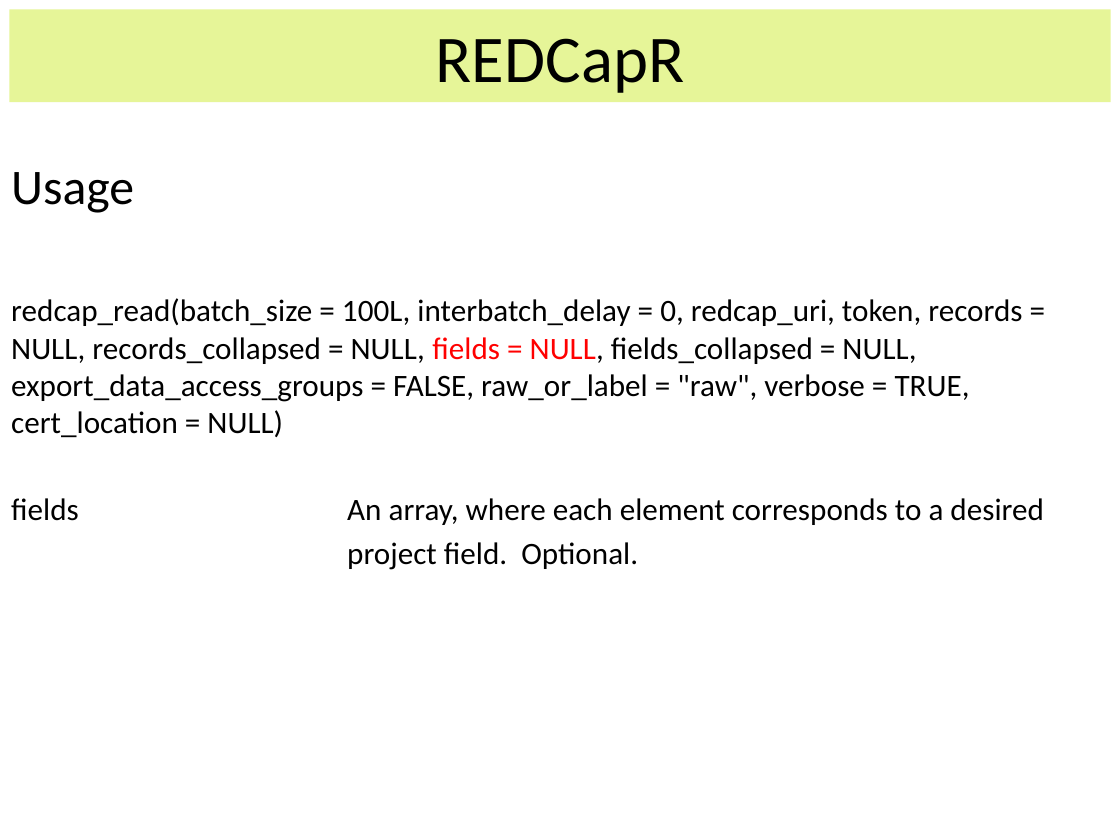
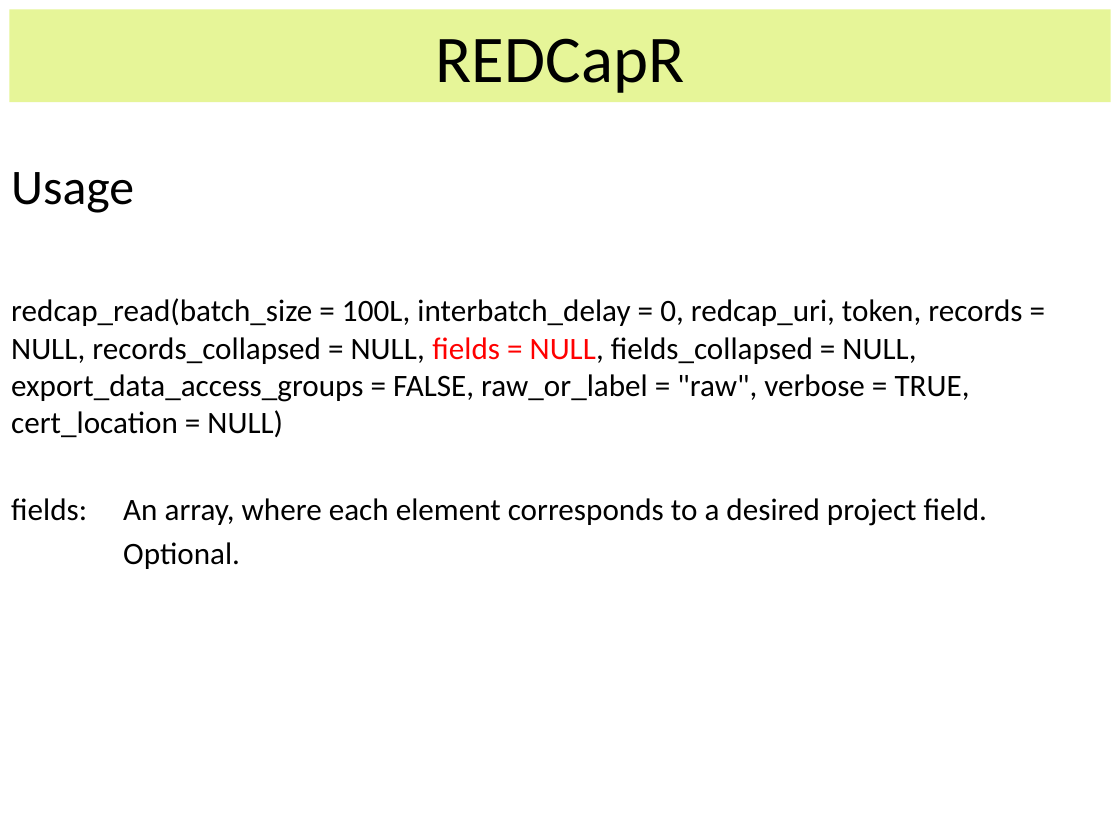
Before and after one commit to OuhscBbmc/RedcapExamplesAndPatterns, a slide deck: slide 20 of Publications/Presentation2014-04-07-MIECHV Paper Discussion/REDCapR.pptx. Drawn at 1120x840 pixels with LibreOffice and Linux fonts; fonts in the diff are those of the drawing. Boxes give left, top, right and bottom in pixels: in the first picture for what was removed or moved away, otherwise in the second. Text is boxed around its words. In the diff, an @@ line names an element or a change of style, - is before the commit and + after.

```diff
--- a/Publications/Presentation2014-04-07-MIECHV Paper Discussion/REDCapR.pptx
+++ b/Publications/Presentation2014-04-07-MIECHV Paper Discussion/REDCapR.pptx
@@ text at [11, 498, 987, 569]: text changed @@
-fields An array, where each element corresponds to a desired
-project field. Optional.
+fields: An array, where each element corresponds to a desired project field.
+Optional.
```
Also in this commit, not shown: 15 other slides changed, 3 slides added.
